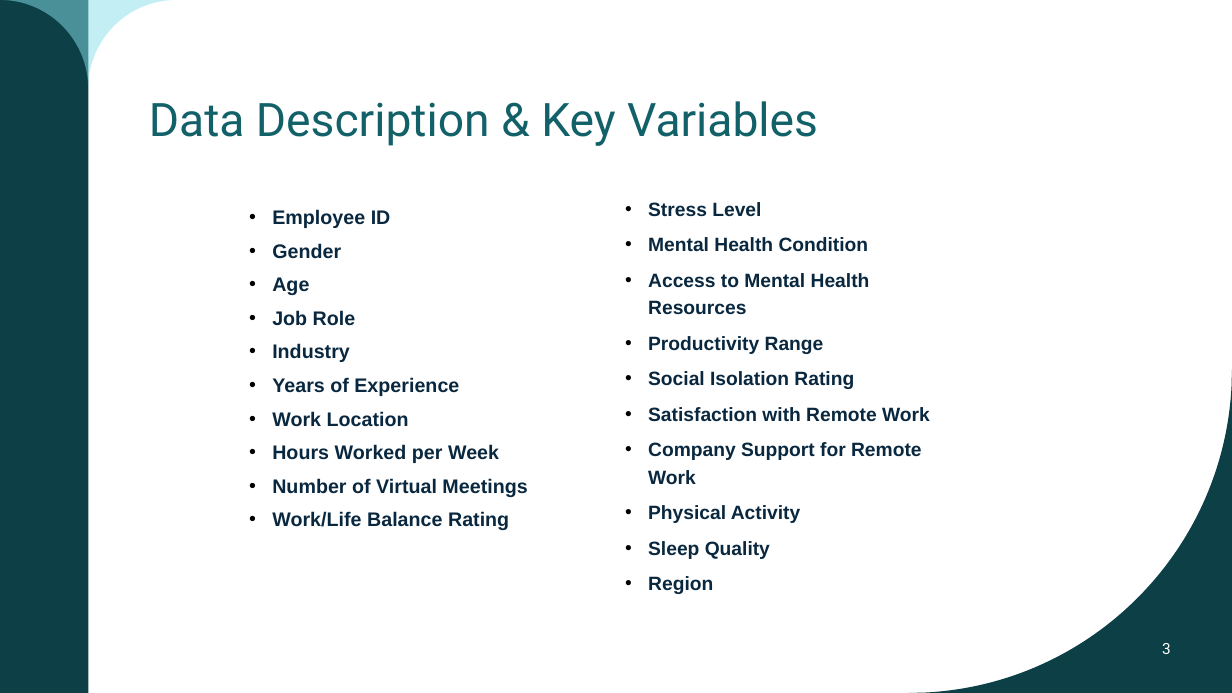
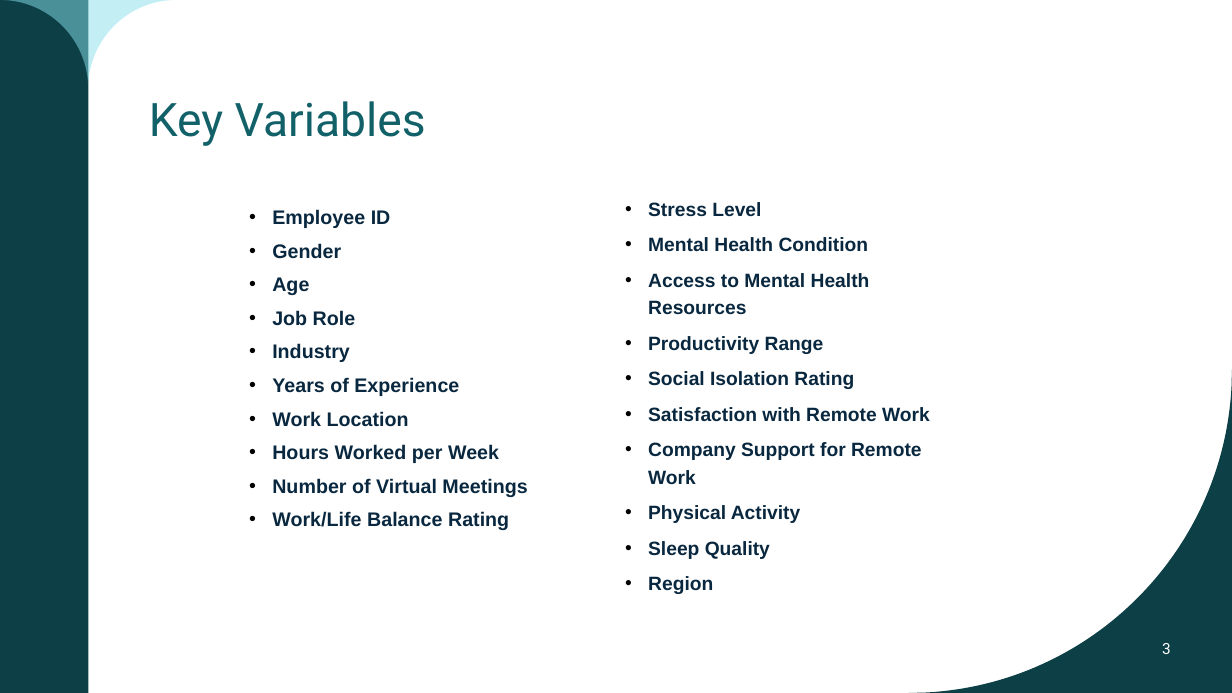
Before and after one commit to AzaniaHH/Project-3, a slide deck: slide 3 of Mental Health presentation.pptx. Drawn at 1232x693 pixels with LibreOffice and Linux fonts; fonts in the diff are those of the drawing. Boxes give left, top, right and bottom in pixels: in the first picture for what was removed or moved away, otherwise in the second. Text is boxed around its words. In the diff, an @@ line names an element or a change of style, - is before the commit and + after.

```diff
--- a/Mental Health presentation.pptx
+++ b/Mental Health presentation.pptx
@@ title at bbox=[149, 101, 426, 146]: text changed @@
-Data Description & Key Variables
+Key Variables
```
Also in this commit, not shown: 1 other slide changed, 15 slides added, 5 slides removed.
